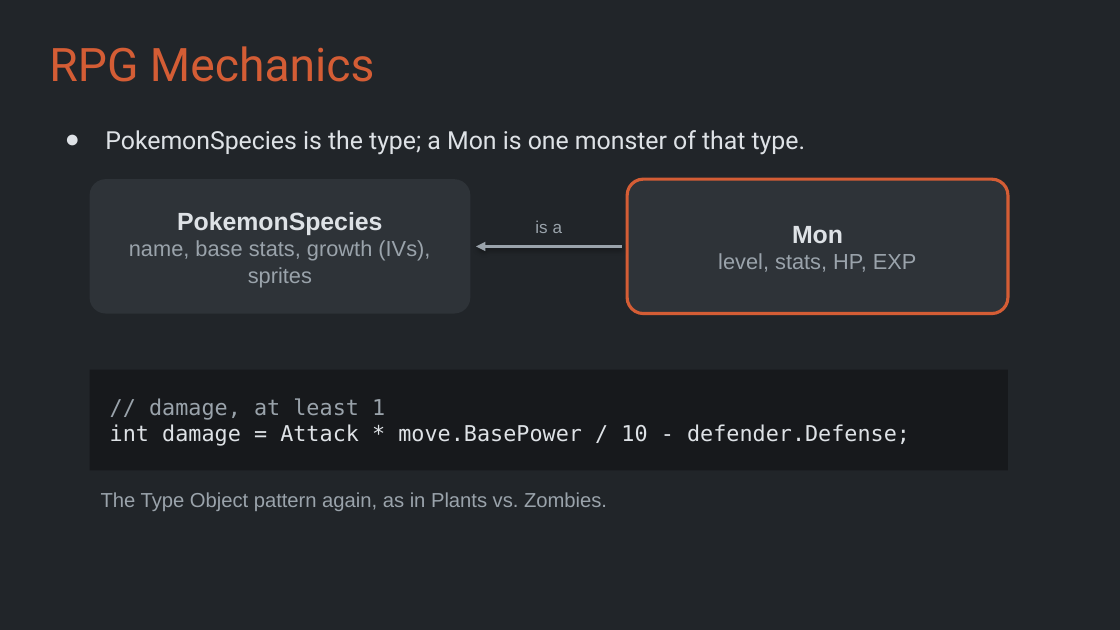
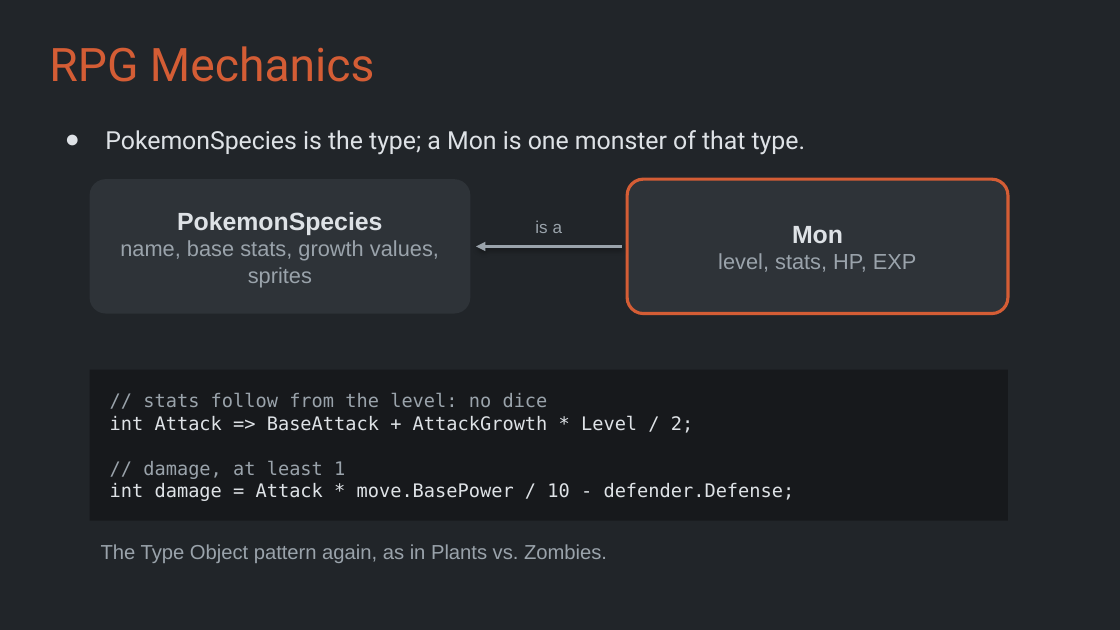
Before and after one commit to Metamate/gar, a slide deck: slide 19 of slides/10 Pokemon.pptx. Drawn at 1120x630 pixels with LibreOffice and Linux fonts; fonts in the diff are those of the drawing. Boxes give left, top, right and bottom in pixels: in the first picture for what was removed or moved away, otherwise in the second. Text is boxed around its words. In the diff, an @@ line names an element or a change of style, - is before the commit and + after.

```diff
--- a/slides/10 Pokemon.pptx
+++ b/slides/10 Pokemon.pptx
@@ text in rounded rectangle at [120,240,439,287]: text changed @@
-name, base stats, growth (IVs), sprites
+name, base stats, growth values, sprites
@@ rectangle "// stats follow from the ...": place and size @@
-rectangle "// stats follow from the ..." at [90,370,1008,470]
+rectangle "// stats follow from the ..." at [90,370,1008,521]
@@ text in rectangle at [110,393,693,433]: paragraphs added @@
+// stats follow from the level: no dice
+int Attack => BaseAttack + AttackGrowth * Level / 2;
@@ text in rectangle at [110,461,795,501]: size 14 to 12 pt in "// damage, at least 1", "int damage = Attack * move.BasePower / ..." @@
@@ text "The Type Object pattern again, ...": place and size @@
-text "The Type Object pattern again, ..." at [101,492,607,511]
+text "The Type Object pattern again, ..." at [101,544,607,563]
```
Also in this commit, not shown: 1 other file.
